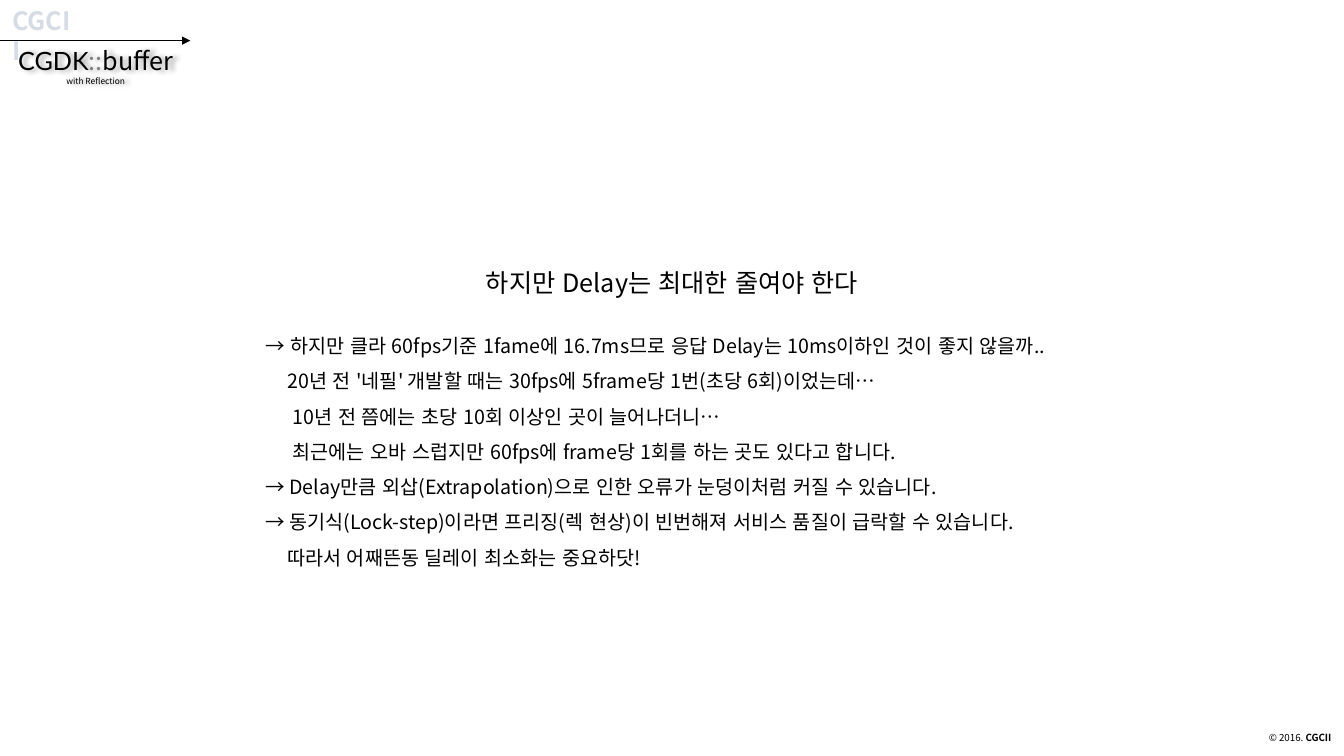
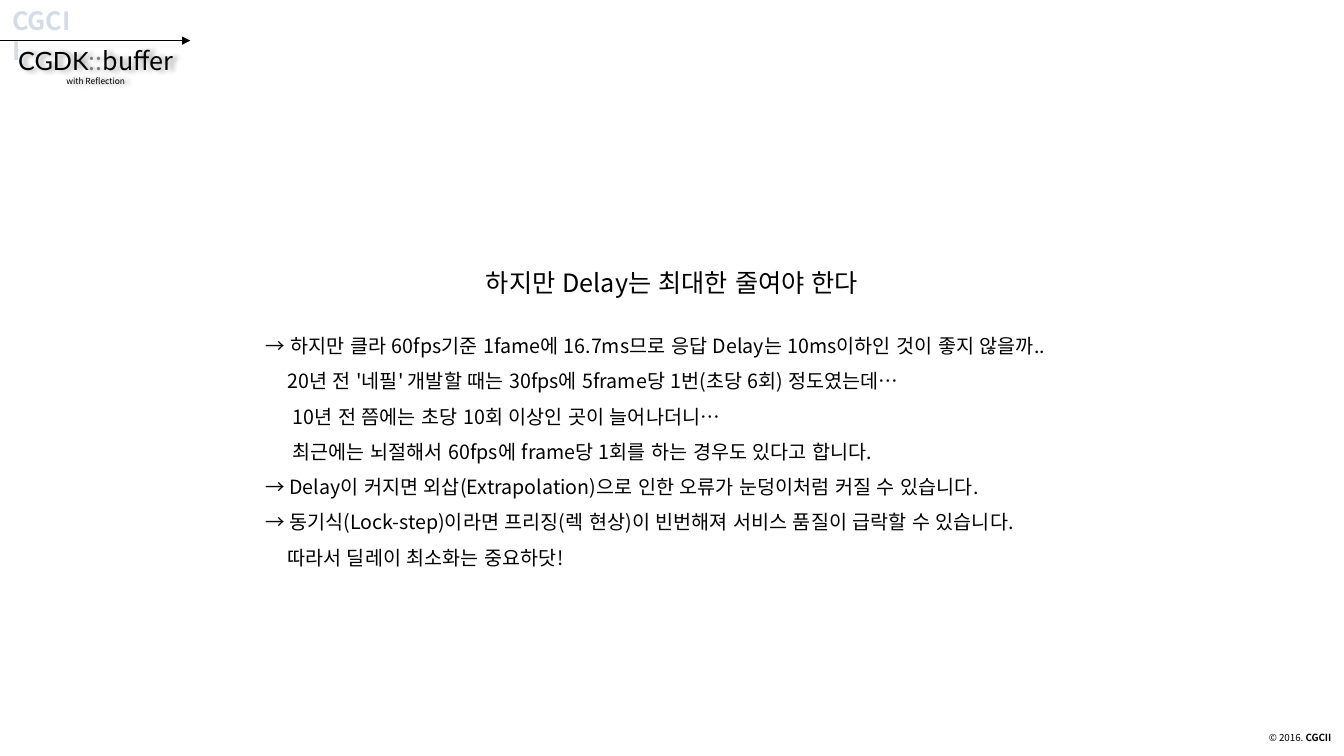
Before and after one commit to CGLabs/CGDK.buffer, a slide deck: slide 13 of C++/document/intruduce_CGDK.buffer.pptx. Drawn at 1344x756 pixels with LibreOffice and Linux fonts; fonts in the diff are those of the drawing. Boxes give left, top, right and bottom in pixels: in the first picture for what was removed or moved away, otherwise in the second. Text is boxed around its words. In the diff, an @@ line names an element or a change of style, - is before the commit and + after.

```diff
--- a/C++/document/intruduce_CGDK.buffer.pptx
+++ b/C++/document/intruduce_CGDK.buffer.pptx
@@ text at (287,336,1045,567): text changed @@
-→ 하지만 클라 60fps기준 1fame에 16.7ms므로 응답 Delay는 10ms이하인 것이 좋지 않을까..
-20년 전 '네필' 개발할 때는 30fps에 5frame당 1번(초당 6회)이었는데…
-10년 전 쯤에는 초당 10회 이상인 곳이 늘어나더니…
-최근에는 오바 스럽지만 60fps에 frame당 1회를 하는 곳도 있다고 합니다.
-→ Delay만큼 외삽(Extrapolation)으로 인한 오류가 눈덩이처럼 커질 수 있습니다.
-→ 동기식(Lock-step)이라면 프리징(렉 현상)이 빈번해져 서비스 품질이 급락할 수 있습니다.
-따라서 어째뜬동 딜레이 최소화는 중요하닷!
+→ 하지만 클라 60fps기준 1fame에 16.7ms므로 응답 Delay는 10ms이하인 것이 좋지 않을까..
+20년 전 '네필' 개발할 때는 30fps에 5frame당 1번(초당 6회) 정도였는데…
+10년 전 쯤에는 초당 10회 이상인 곳이 늘어나더니…
+최근에는 뇌절해서 60fps에 frame당 1회를 하는 경우도 있다고 합니다.
+→ Delay이 커지면 외삽(Extrapolation)으로 인한 오류가 눈덩이처럼 커질 수 있습니다.
+→ 동기식(Lock-step)이라면 프리징(렉 현상)이 빈번해져 서비스 품질이 급락할 수 있습니다.
+따라서 딜레이 최소화는 중요하닷!
```
Also in this commit, not shown: 24 other slides changed, 2 slides added, 1 other file.
